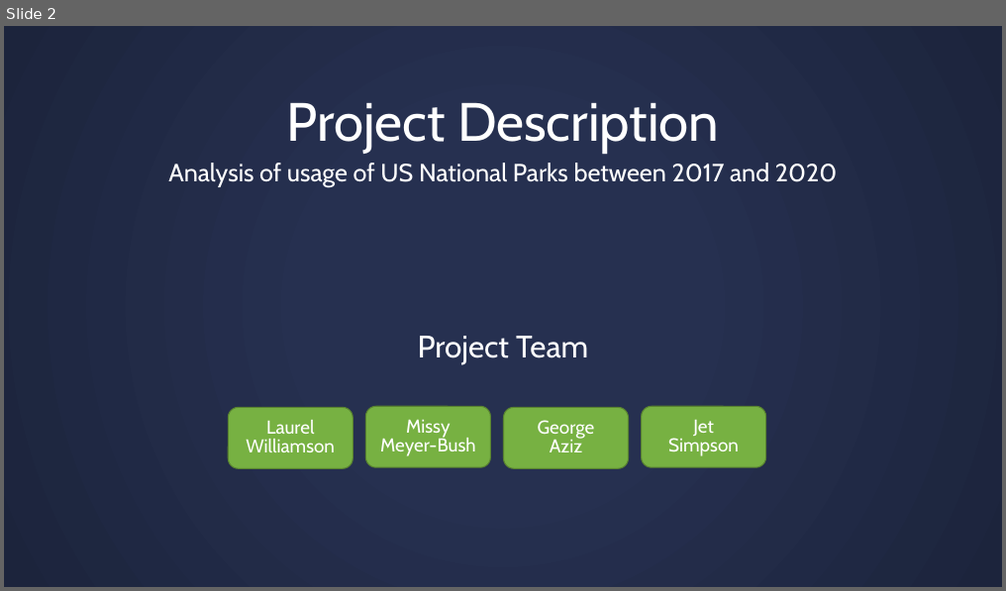
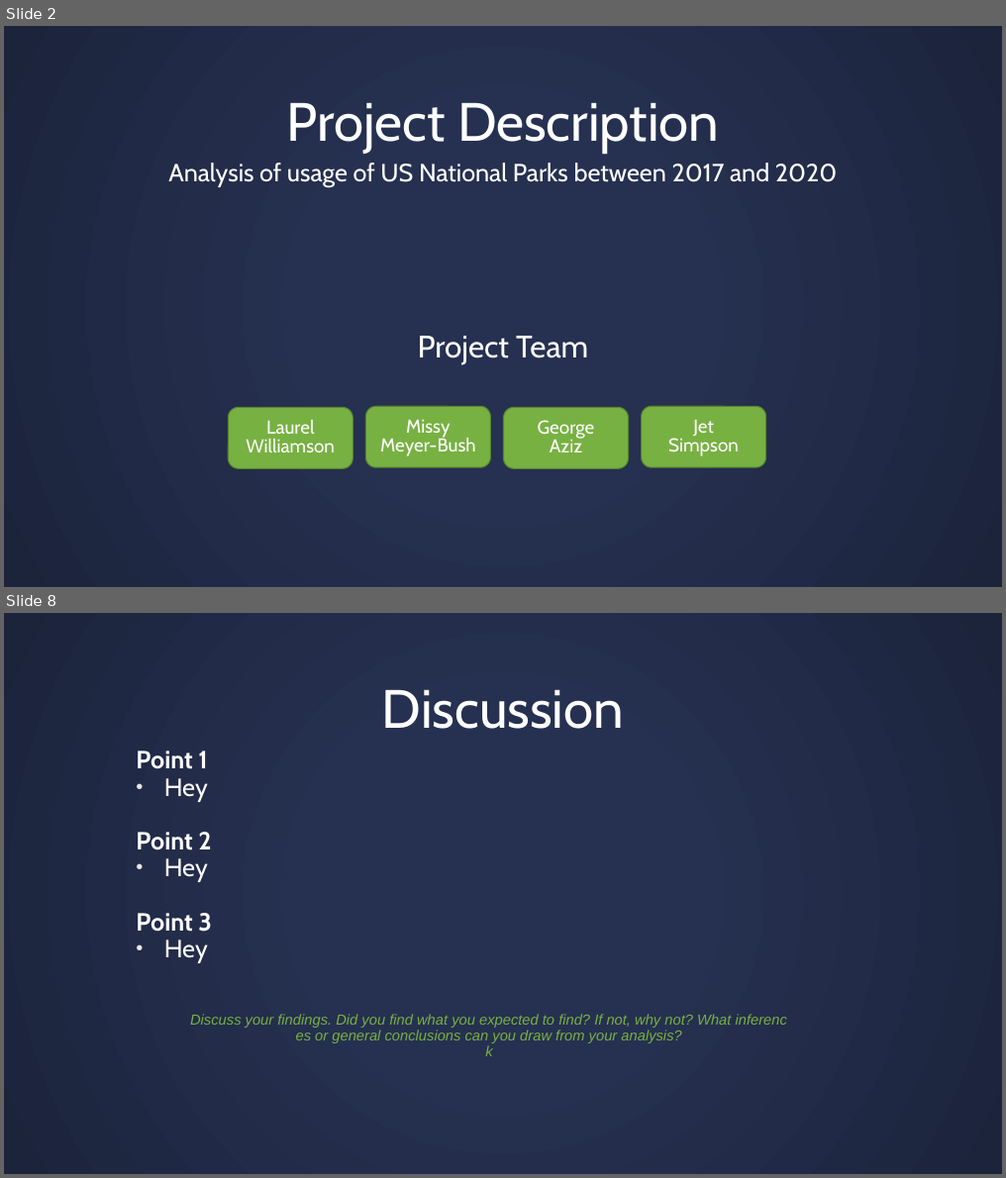
Before and after one commit to missymeyer/ProjectOne, a slide deck: Presentation_ProjectOne.pptx. Shown one above the other, each under a label of ours: slide 2 before the commit, slides 2 and 8 after it; the slides between them are not shown. The pictures are 1006x591 and 1006x1178 pixels, drawn with LibreOffice and Linux fonts; fonts in the diff are those of the drawing. Boxes give left, top, right and bottom in pixels: in the first picture for what was removed or moved away, otherwise in the second. Text is boxed around its words. In the diff, an @@ line names an element or a change of style, - is before the commit and + after.

```diff
--- a/Presentation_ProjectOne.pptx
+++ b/Presentation_ProjectOne.pptx
@@ slide 8 added at box(4, 613, 1002, 1174), background gradient #263050 to #1D243C @@
@@ title added at box(382, 689, 624, 729), 52 pt, text #FFFFFF @@
+Discussion
@@ text added at box(136, 751, 212, 963), 24 pt, text #FFFFFF, bold @@
+Point 1
+• Hey
+Point 2
+• Hey
+Point 3
+• Hey
@@ text added at box(190, 1014, 731, 1057), 14 pt, text #77B142, italic @@
+Discuss your findings. Did you find what you expected to find? If not, why not? What inferences or general conclusions can you draw from your analysis?
+k
```
Also in this commit, not shown: 7 other slides added, 12 slides removed.
